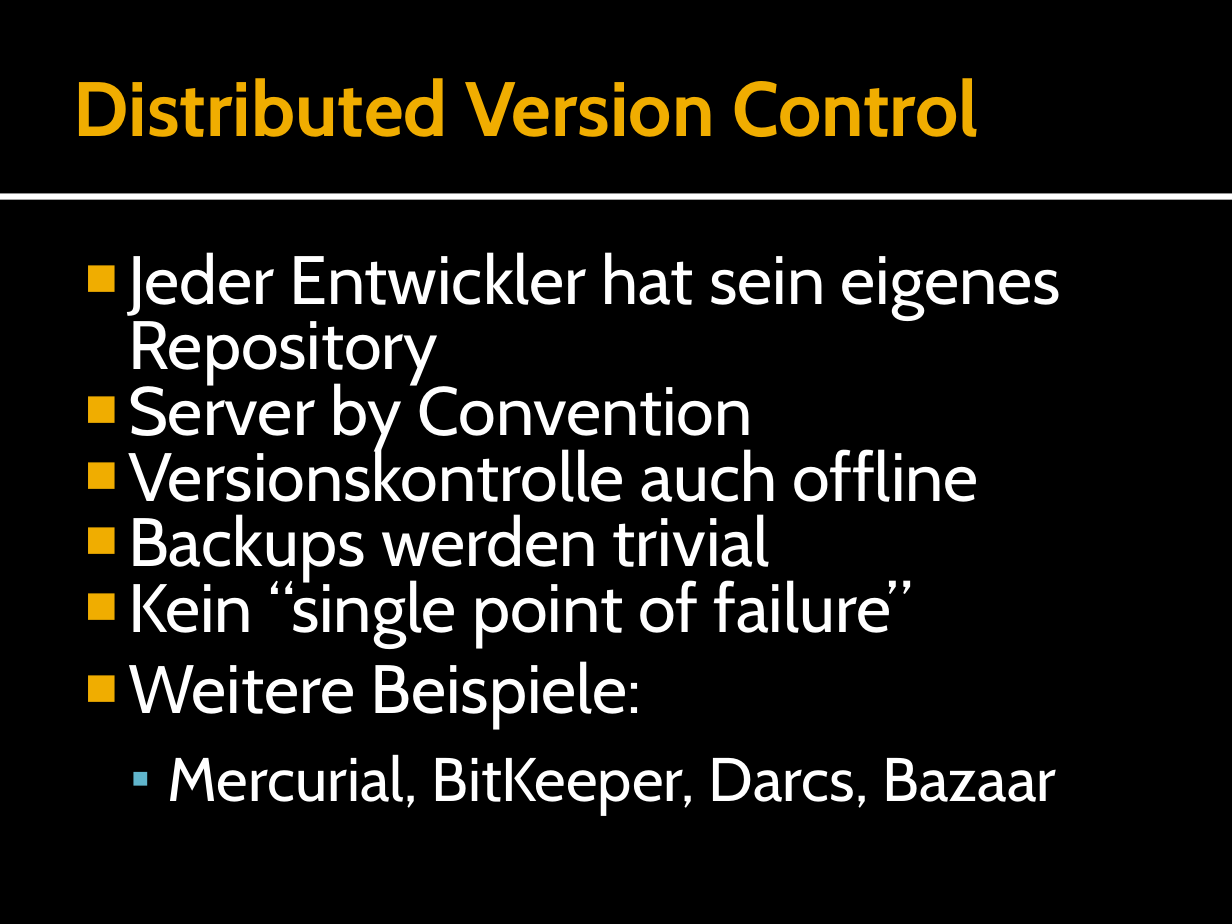
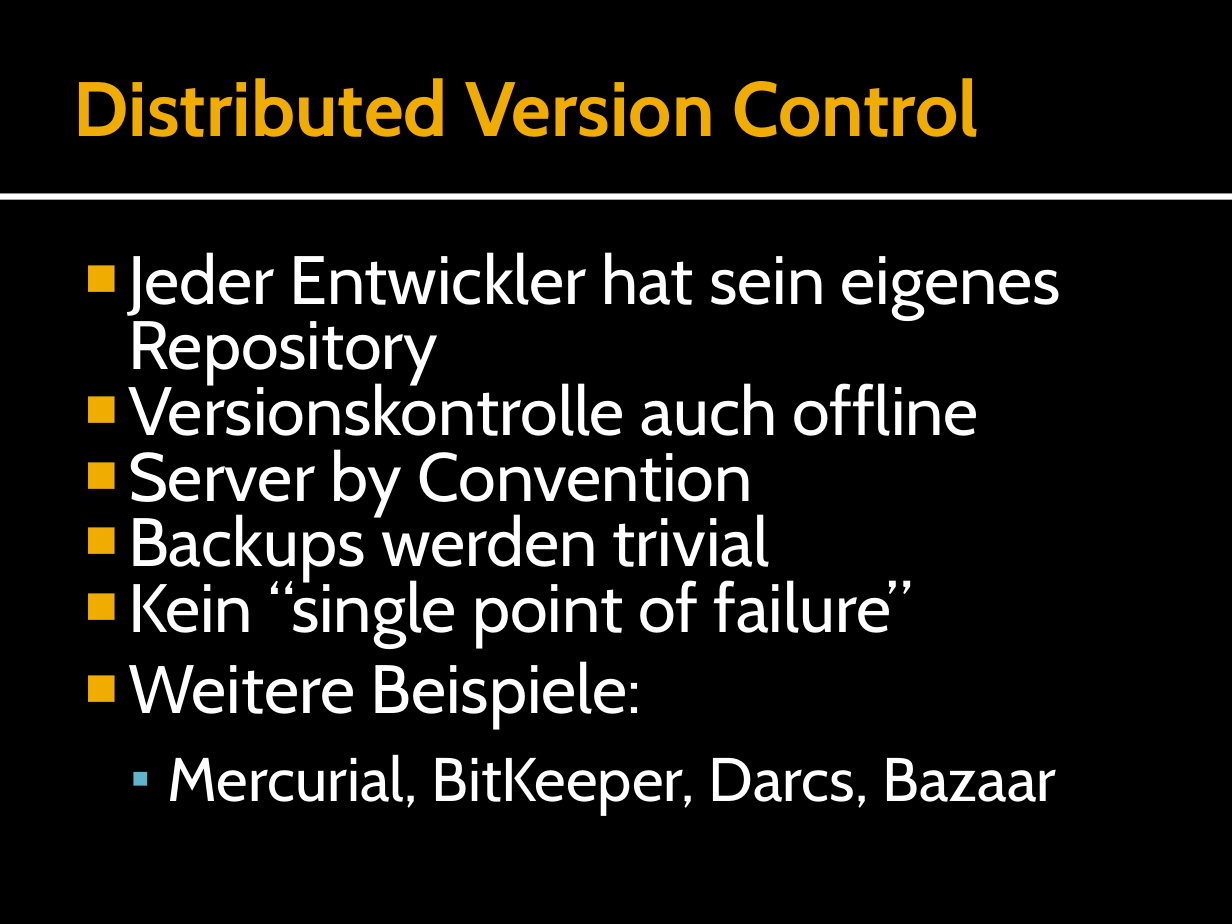
Before and after one commit to forki/GitTalk, a slide deck: slide 10 of GitTalk.pptx. Drawn at 1232x924 pixels with LibreOffice and Linux fonts; fonts in the diff are those of the drawing. Boxes give left, top, right and bottom in pixels: in the first picture for what was removed or moved away, otherwise in the second. Text is boxed around its words. In the diff, an @@ line names an element or a change of style, - is before the commit and + after.

```diff
--- a/GitTalk.pptx
+++ b/GitTalk.pptx
@@ text at (128,377,979,450): paragraph added @@
+■ Versionskontrolle auch offline
@@ text at (128,443,979,516): paragraph removed @@
-■ Versionskontrolle auch offline
```
Also in this commit, not shown: 3 other slides changed, 1 slide added, 1 other file.
